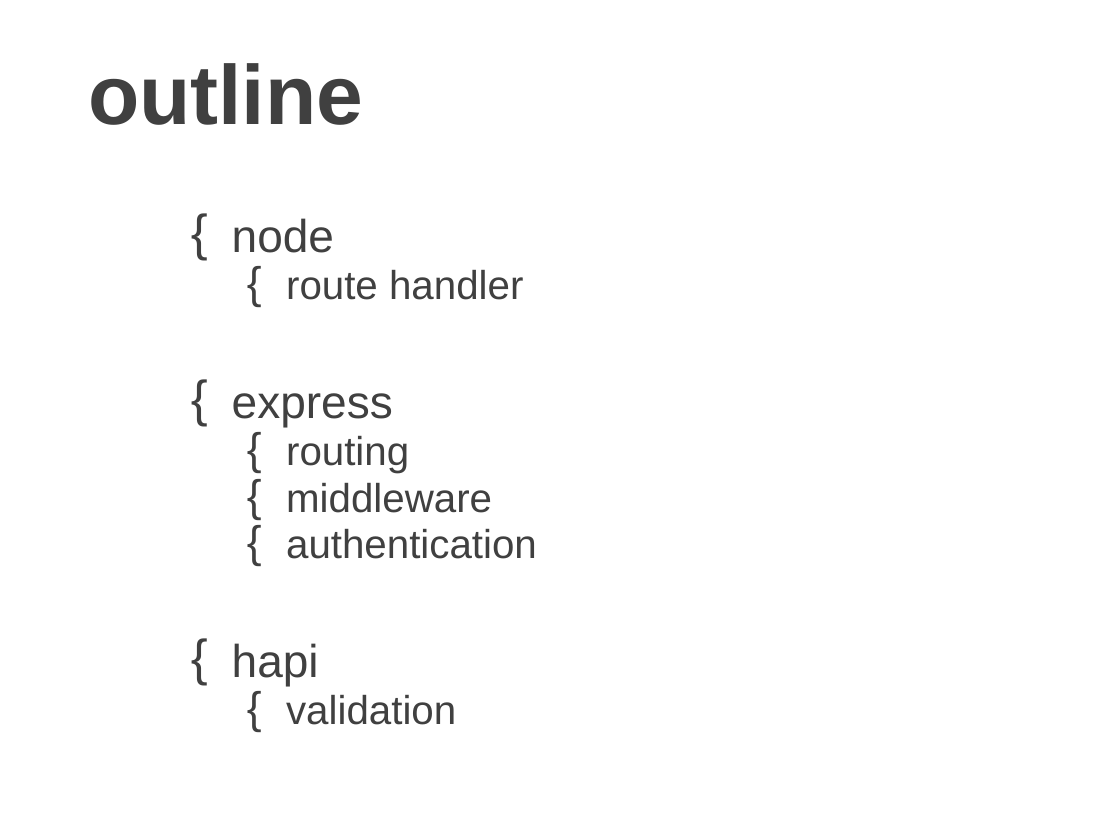
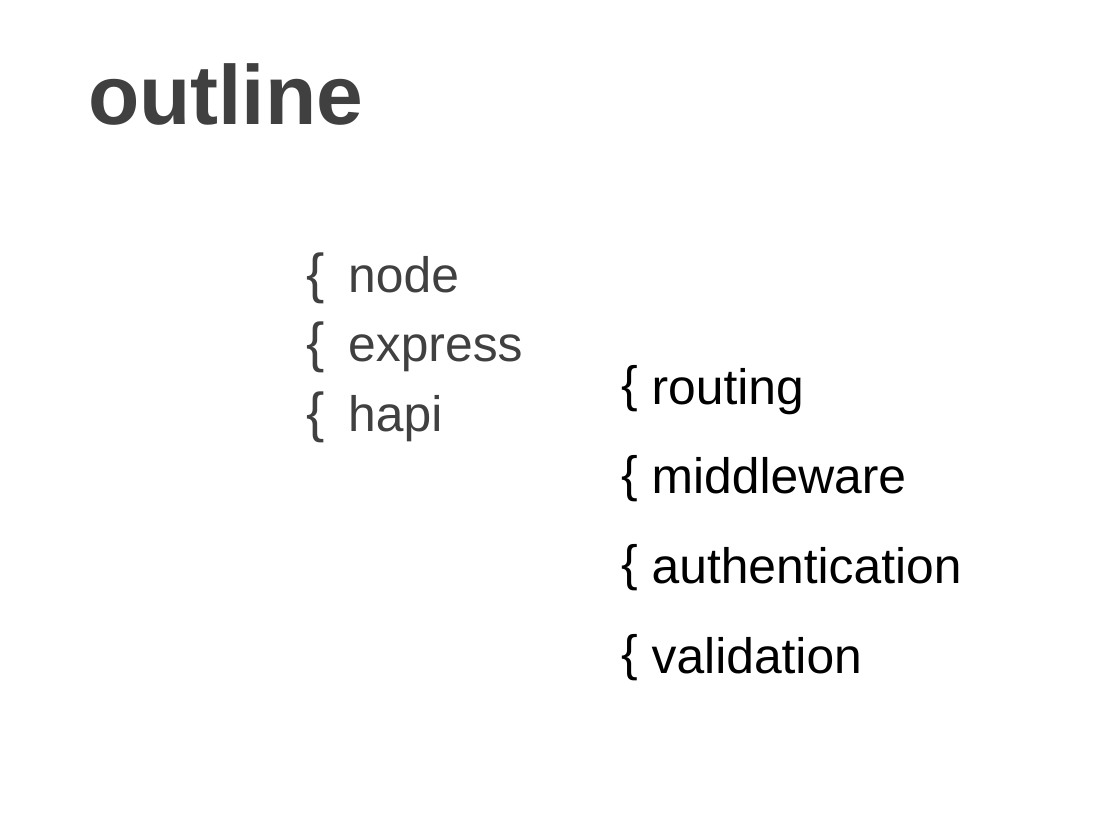
Before and after one commit to mikeal/nodeconf2013, a slide deck: slide 3 of slides/services/services.pptx. Drawn at 1120x840 pixels with LibreOffice and Linux fonts; fonts in the diff are those of the drawing. Boxes give left, top, right and bottom in pixels: in the first picture for what was removed or moved away, otherwise in the second. Text is boxed around its words. In the diff, an @@ line names an element or a change of style, - is before the commit and + after.

```diff
--- a/slides/services/services.pptx
+++ b/slides/services/services.pptx
@@ text "node": place and size @@
-text "node" at (232, 218, 537, 725)
+text "node" at (348, 256, 522, 441)
@@ text "node" at (348, 256, 522, 441): size 29.6 to 32 pt; line spacing 0.8 to 0.9 @@
@@ text at (286, 270, 523, 300): paragraph removed @@
-  { route handler
@@ text added at (652, 368, 962, 674), 32 pt, text #000000 @@
+{ routing
+{ middleware
+{ authentication
+{ validation
@@ text at (286, 436, 537, 559): paragraphs removed @@
-  { routing
-  { middleware
-  { authentication
@@ text at (286, 695, 456, 725): paragraph removed @@
-  { validation
```
Also in this commit, not shown: 8 other slides changed, 4 slides added, 18 other files.
